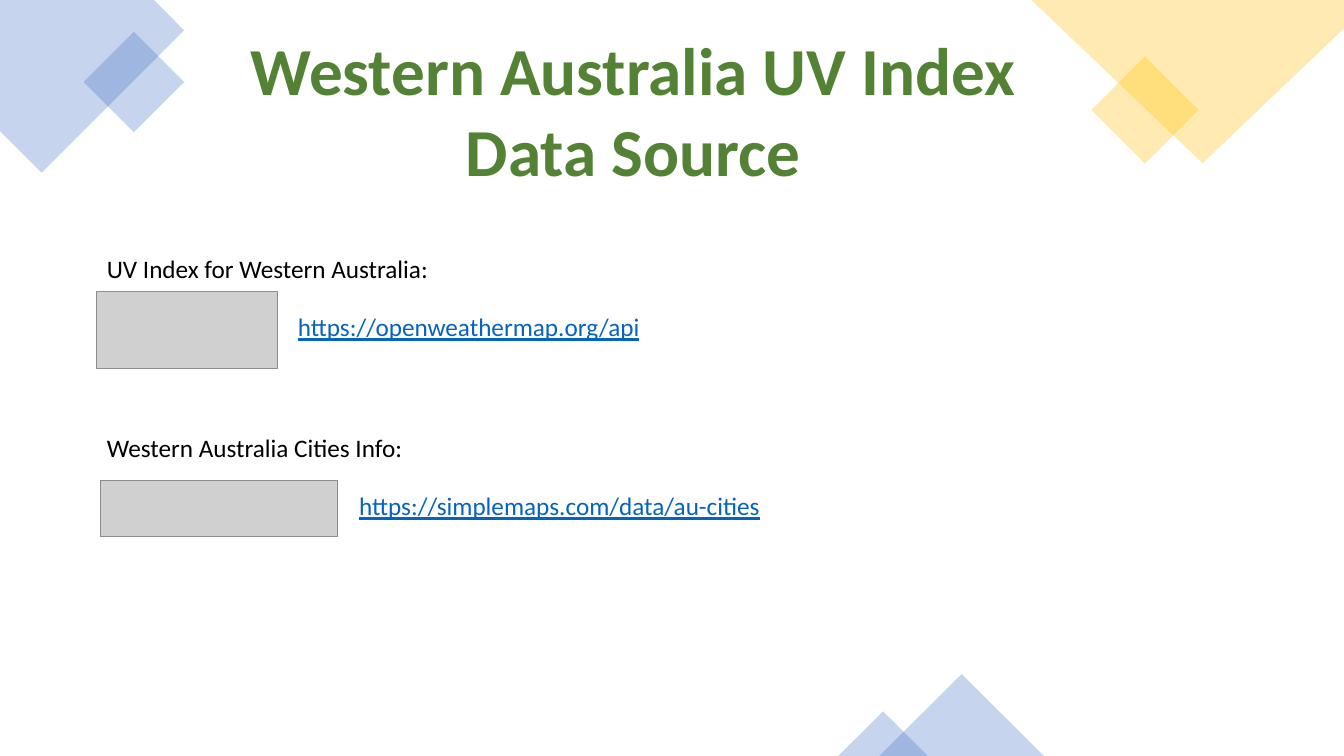
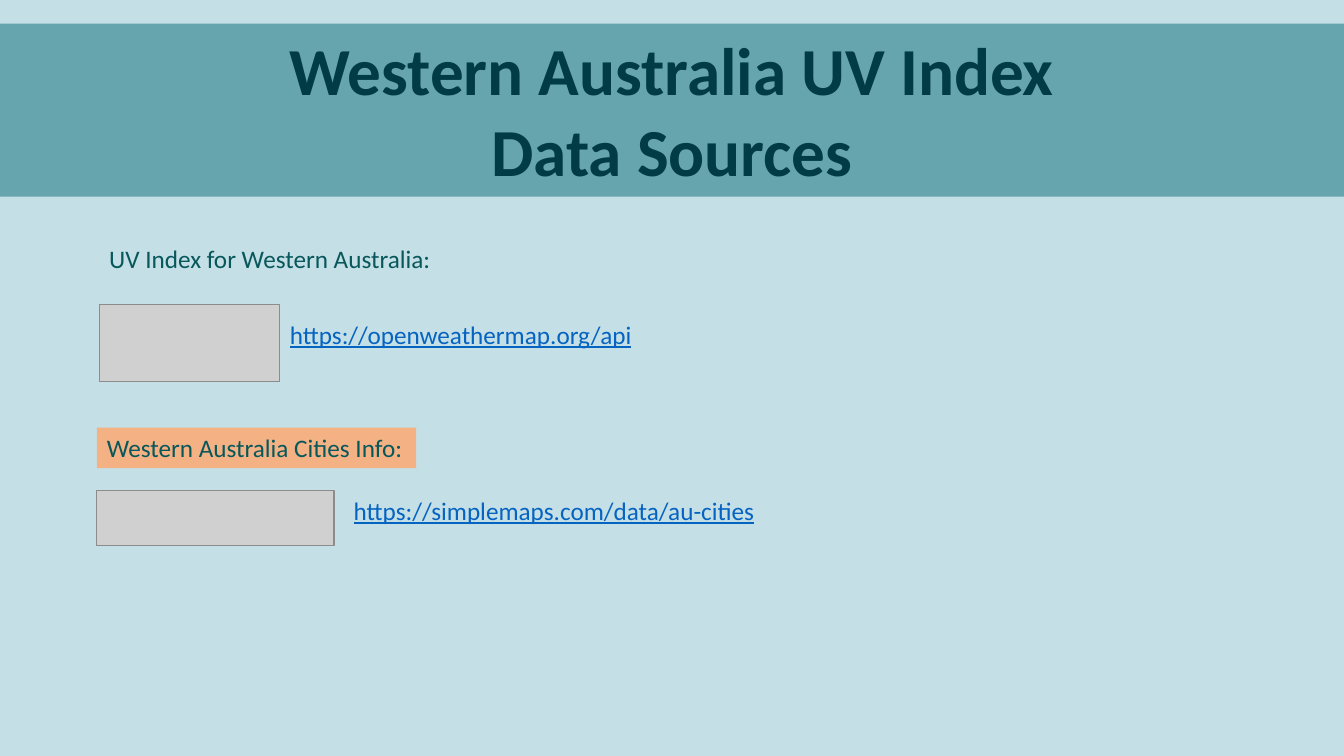
Before and after one commit to parastoorazavi/Data-Analytics-Project-2, a slide deck: slide 3 of Presentation.pptx. Drawn at 1344x756 pixels with LibreOffice and Linux fonts; fonts in the diff are those of the drawing; grey boxes stand for pictures. Boxes give left, top, right and bottom in pixels: in the first picture for what was removed or moved away, otherwise in the second. Text is boxed around its words. In the diff, an @@ line names an element or a change of style, - is before the commit and + after.

```diff
--- a/Presentation.pptx
+++ b/Presentation.pptx
@@ background #FFFFFF to #C4DFE6 @@
@@ rectangle "Western Australia UV Index": place and size @@
-rectangle "Western Australia UV Index" at box(251, 48, 1016, 177)
+rectangle "Western Australia UV Index" at box(0, 23, 1344, 197)
@@ rectangle "Western Australia UV Index" at box(0, 23, 1344, 197): fill none to #66A5AD @@
@@ freeform shape removed at box(0, 0, 185, 173) @@
@@ freeform shape removed at box(1031, 0, 1344, 163) @@
@@ rectangle removed at box(84, 32, 185, 133) @@
@@ text in rectangle at box(289, 48, 1054, 96): text colour #548235 to #003B46 in "Western Australia UV Index" @@
@@ rectangle removed at box(1091, 57, 1198, 164) @@
@@ text in rectangle at box(491, 132, 852, 177): text changed; text colour #548235 to #003B46 @@
-Data Source
+Data Sources
@@ text "UV Index for Western Australia:": place and size @@
-text "UV Index for Western Australia:" at box(107, 260, 427, 279)
+text "UV Index for Western Australia:" at box(109, 250, 430, 268)
@@ text "UV Index for Western Australia:" at box(109, 250, 430, 268): text colour #000000 to #07575B @@
@@ picture: place and size @@
-picture at box(97, 291, 277, 368)
+picture at box(100, 304, 280, 381)
@@ text "https://openweathermap.org/api": place and size @@
-text "https://openweathermap.org/api" at box(298, 318, 639, 341)
+text "https://openweathermap.org/api" at box(290, 326, 631, 349)
@@ rectangle "Western Australia Cities Info:": place and size @@
-rectangle "Western Australia Cities Info:" at box(107, 439, 402, 458)
+rectangle "Western Australia Cities Info:" at box(97, 427, 416, 468)
@@ rectangle "Western Australia Cities Info:" at box(97, 427, 416, 468): text colour #000000 to #07575B; fill none to #F4B183 @@
@@ picture: place and size @@
-picture at box(101, 481, 338, 536)
+picture at box(97, 490, 334, 545)
@@ text "https://simplemaps.com/data/au-cities": place and size @@
-text "https://simplemaps.com/data/au-cities" at box(359, 497, 759, 520)
+text "https://simplemaps.com/data/au-cities" at box(354, 502, 754, 524)
@@ triangle removed at box(879, 675, 1044, 756) @@
@@ triangle removed at box(839, 712, 929, 756) @@
```
Also in this commit, not shown: 11 other slides changed, 5 other files.
